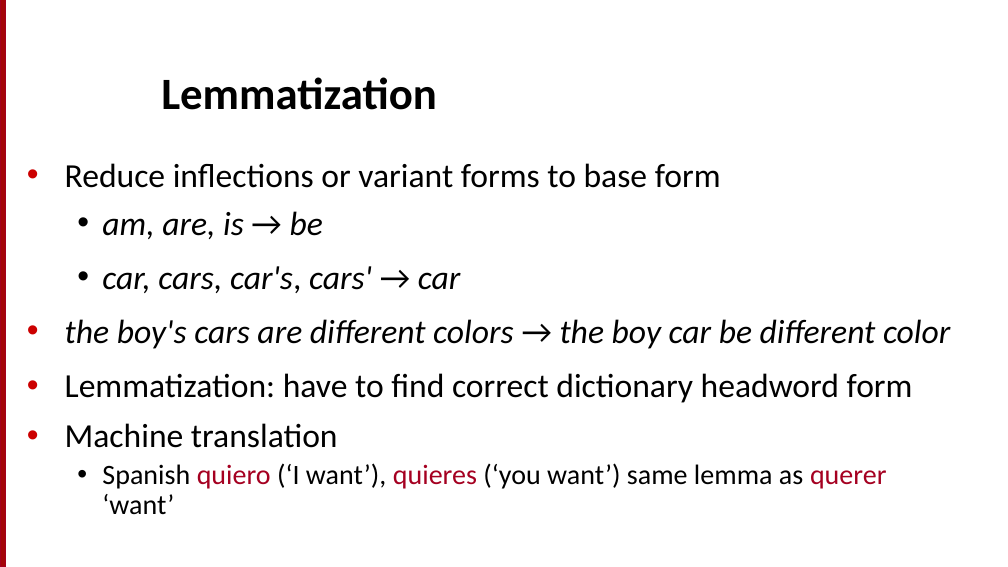
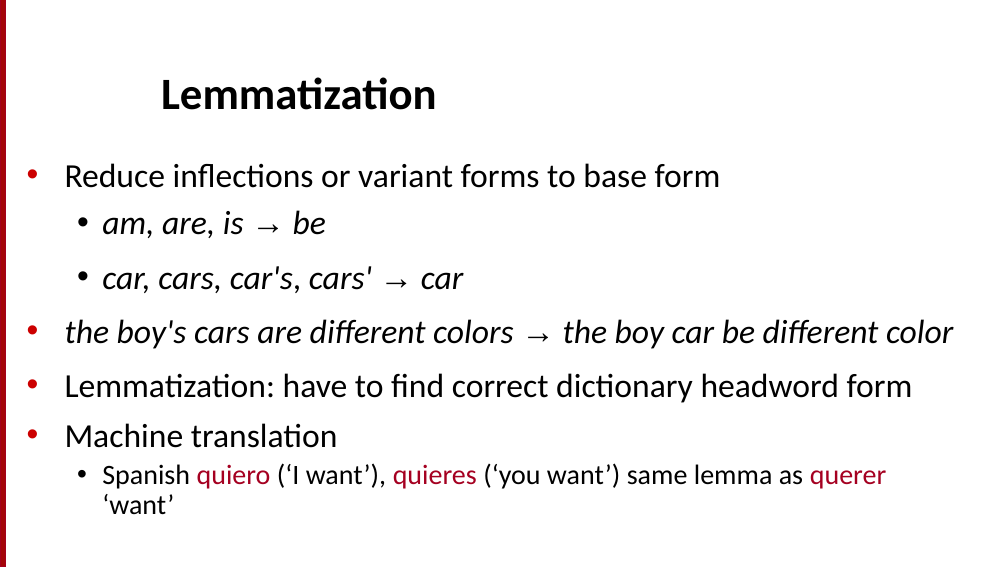
Before and after one commit to motazsaad/NLP-ICTS6361, a slide deck: slide 32 of textbooks/Speech and Language Processing/chapters/2_TextProc.pptx. Drawn at 1008x567 pixels with LibreOffice and Linux fonts; fonts in the diff are those of the drawing. Boxes give left, top, right and bottom in pixels: in the first picture for what was removed or moved away, otherwise in the second. Text is boxed around its words. In the diff, an @@ line names an element or a change of style, - is before the commit and + after.

```diff
--- a/textbooks/Speech and Language Processing/chapters/2_TextProc.pptx
+++ b/textbooks/Speech and Language Processing/chapters/2_TextProc.pptx
@@ text "Reduce inflections or variant forms ..." at [65, 163, 953, 515]: font Calibri to Arial in "→", "→", "→"; indent changed @@
```
Also in this commit, not shown: 37 other slides changed, 1 other file.
